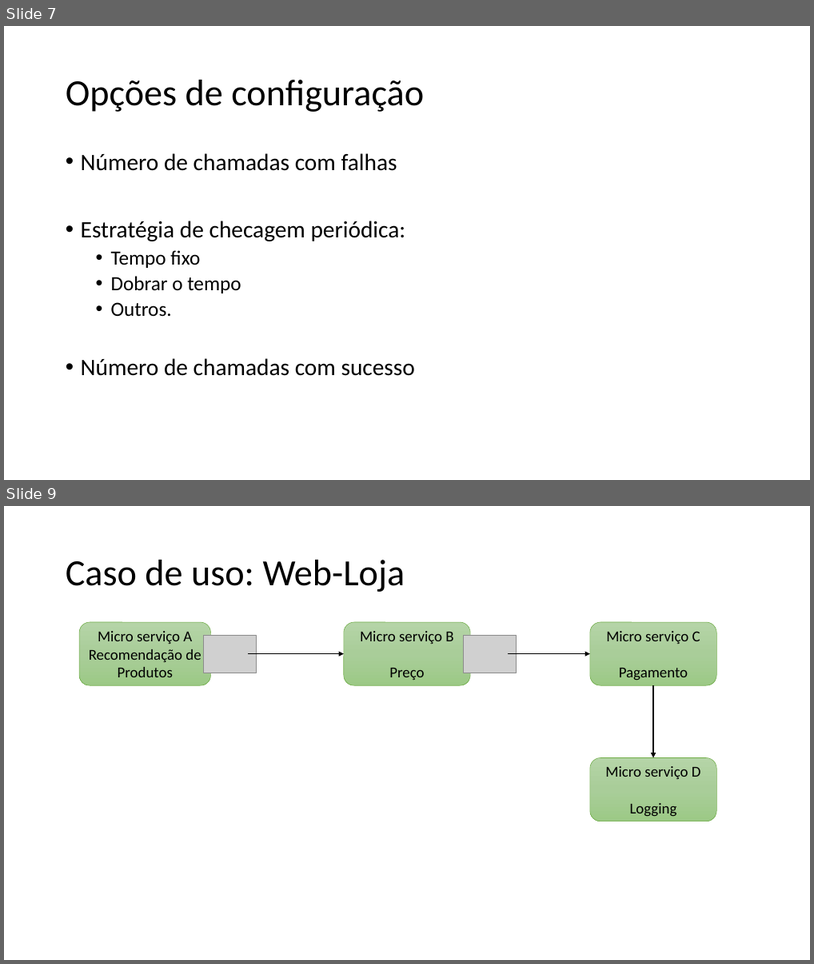
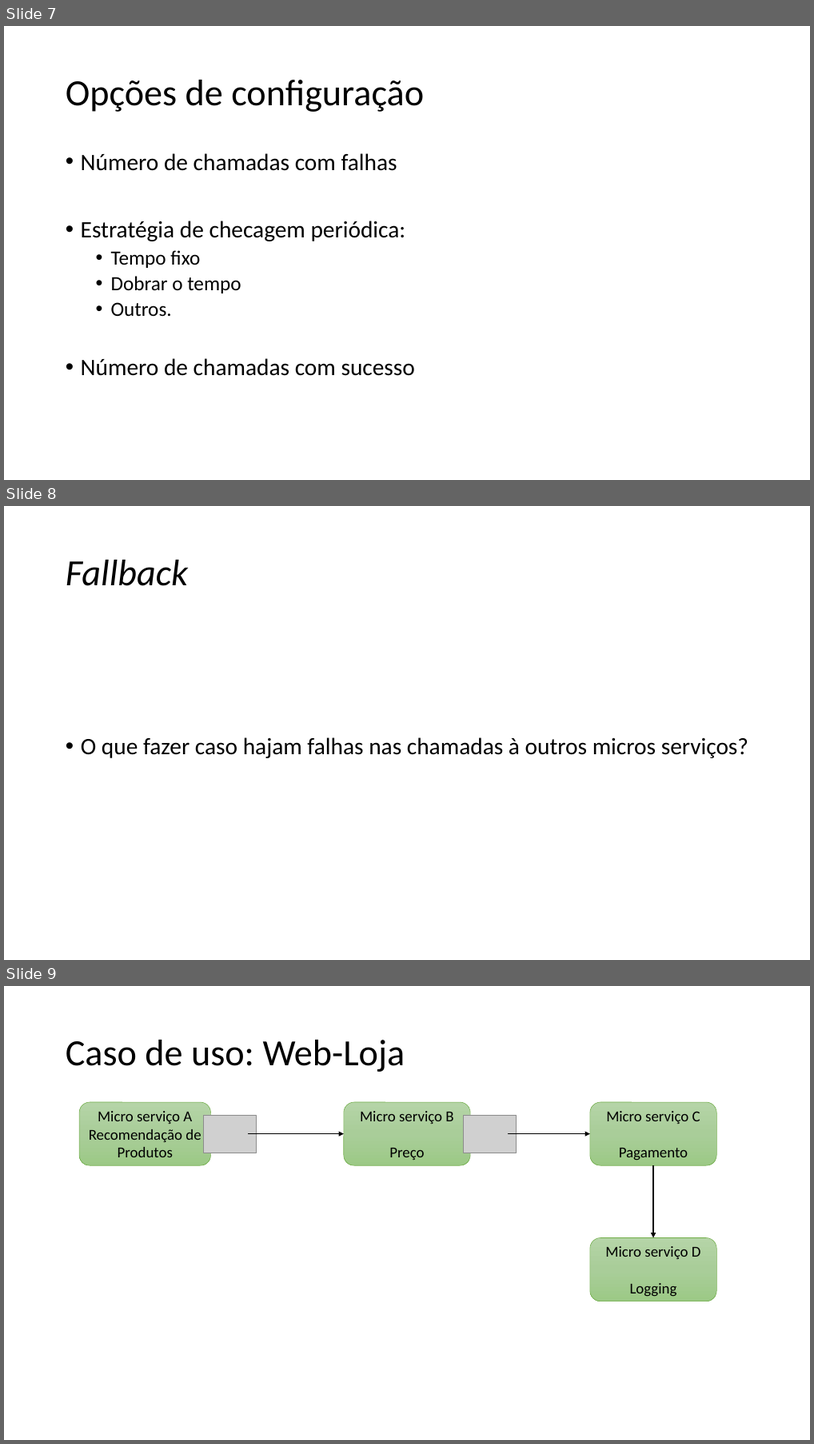
Before and after one commit to renan-meireles/circuitbreaker-sample, a slide deck: circuit breaker.pptx. Shown one above the other, each under a label of ours: slides 7 and 9 before the commit, slides 7, 8 and 9 after it; the slides between them are not shown. The pictures are 814x964 and 814x1444 pixels, drawn with LibreOffice and Linux fonts; fonts in the diff are those of the drawing; grey boxes stand for pictures. Boxes give left, top, right and bottom in pixels: in the first picture for what was removed or moved away, otherwise in the second. Text is boxed around its words. In the diff, an @@ line names an element or a change of style, - is before the commit and + after.

```diff
--- a/circuit breaker.pptx
+++ b/circuit breaker.pptx
@@ slide 8 added at (4,506,810,960), background #FFFFFF @@
@@ title added at (66,560,188,586), 44 pt, text #000000, italic @@
+Fallback
@@ text added at (81,737,749,758), 28 pt, text #000000 @@
+• O que fazer caso hajam falhas nas chamadas à outros micros serviços?
```
Also in this commit, not shown: 2 slides changed, 2 other slides added, 1 slide removed.
